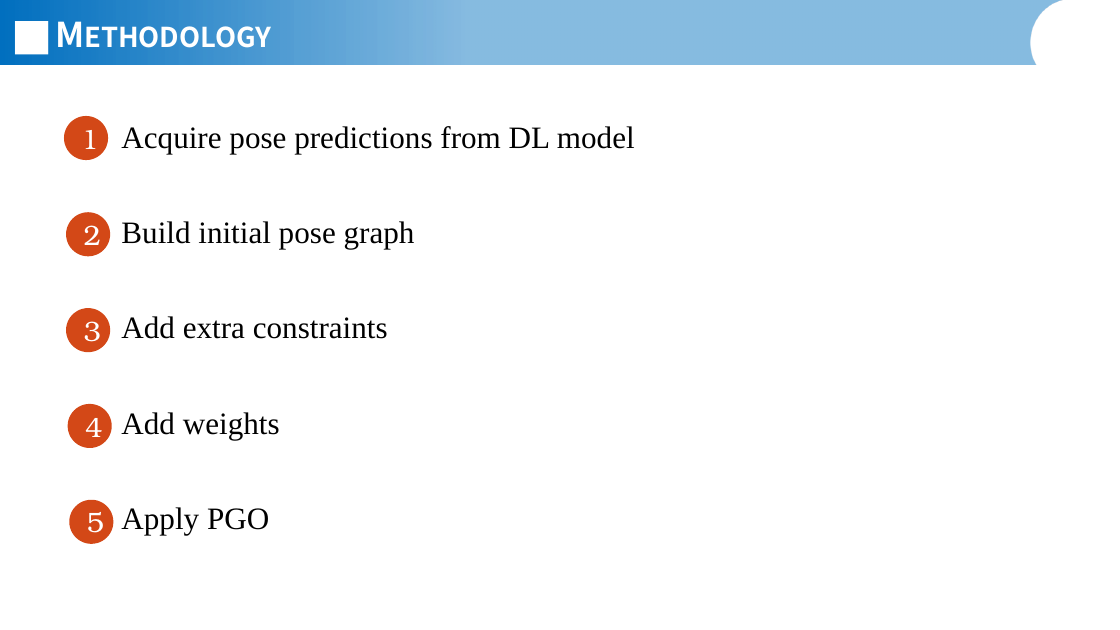
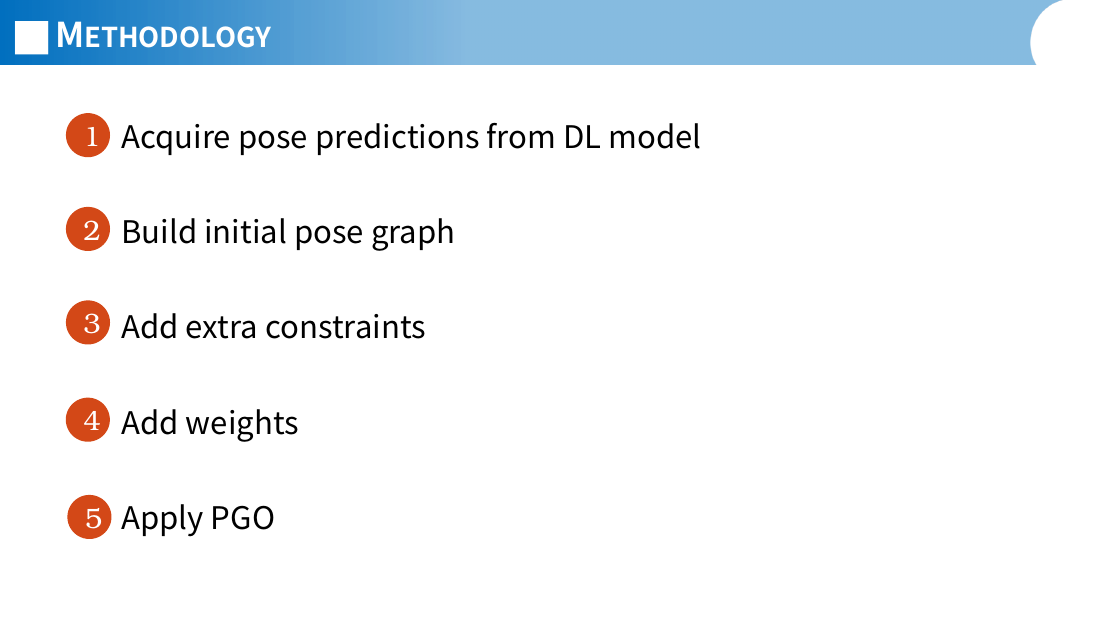
Before and after one commit to JannisIwate/freehand_ur_pgo, a slide deck: slide 7 of documents/Jannis_Meyer_Presentation_11_05_2026.pptx. Drawn at 1120x630 pixels with LibreOffice and Linux fonts; fonts in the diff are those of the drawing; background and template pictures are left out. Boxes give left, top, right and bottom in pixels: in the first picture for what was removed or moved away, otherwise in the second. Text is boxed around its words. In the diff, an @@ line names an element or a change of style, - is before the commit and + after.

```diff
--- a/documents/Jannis_Meyer_Presentation_11_05_2026.pptx
+++ b/documents/Jannis_Meyer_Presentation_11_05_2026.pptx
@@ text "Acquire pose predictions from DL ..." at (x1=121, y1=123, x2=702, y2=537): font Times New Roman to Noto Sans CJK JP @@
@@ ellipse "3" moved from (x1=66, y1=308, x2=110, y2=352) to (x1=66, y1=300, x2=110, y2=344) @@
@@ 3 ellipses moved together from (x1=66, y1=213, x2=113, y2=543) to (x1=66, y1=207, x2=111, y2=539) @@
```
Also in this commit, not shown: 15 other slides changed, 1 other file.
